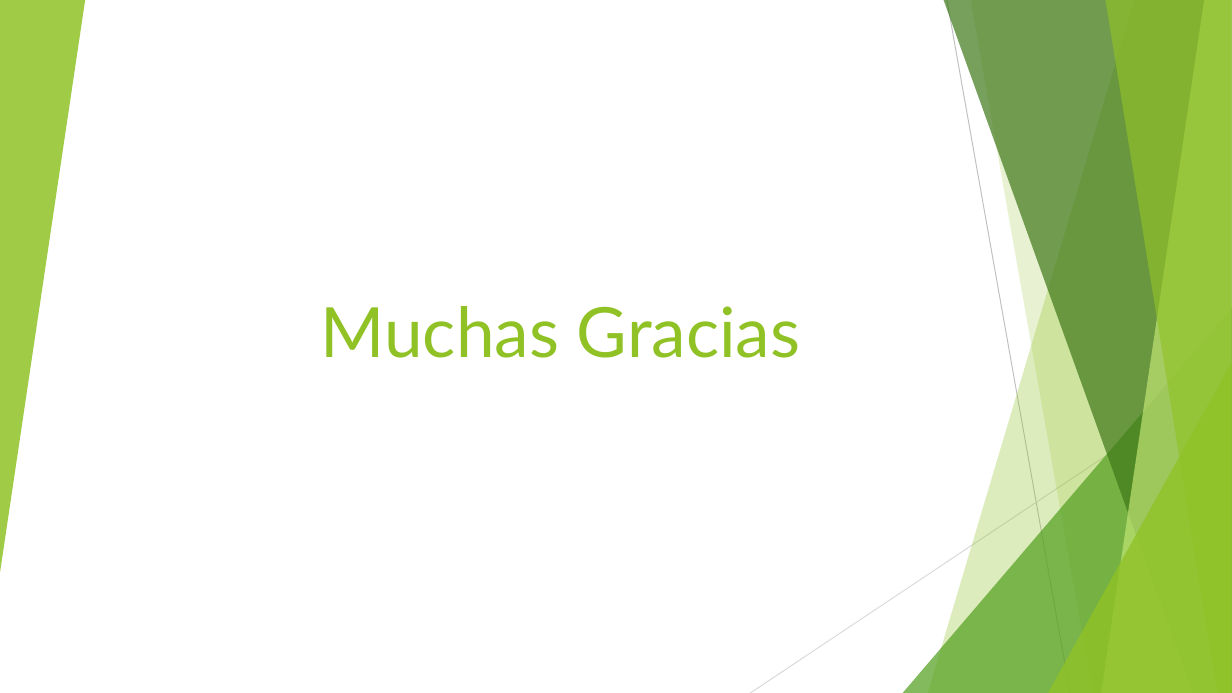
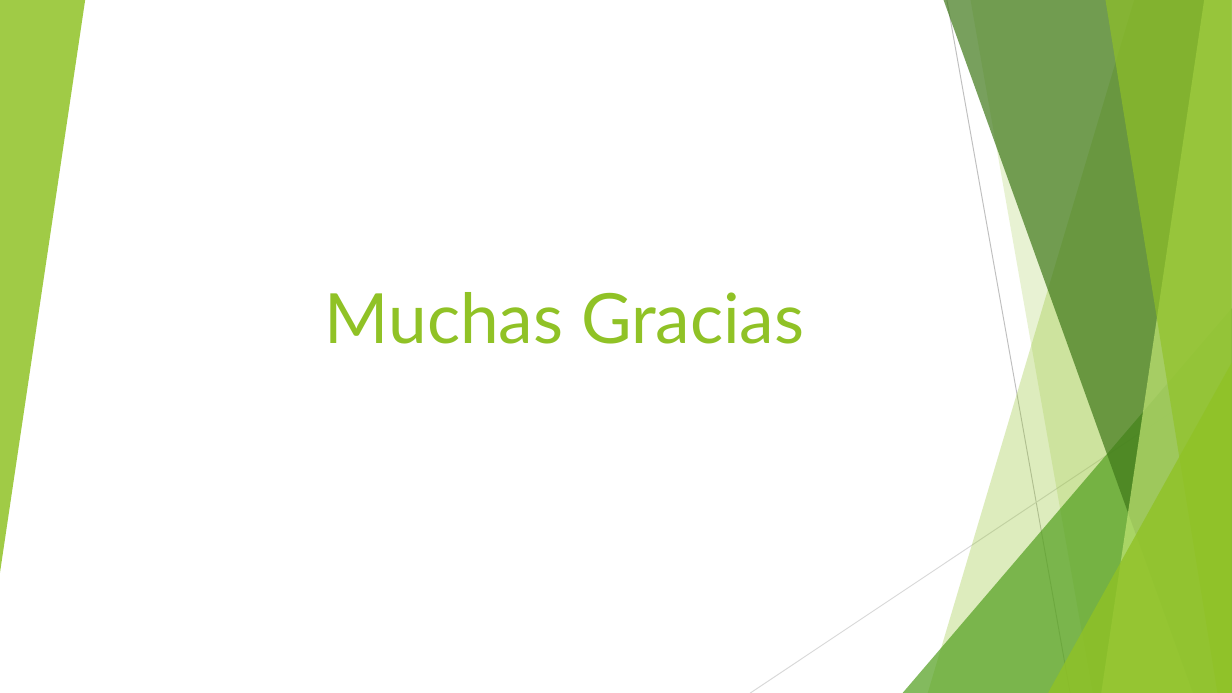
Before and after one commit to silvagustin/taller_de_proyecto_1, a slide deck: slide 17 of docs/Presentación.pptx (slide 14 before the commit). Drawn at 1232x693 pixels with LibreOffice and Linux fonts; fonts in the diff are those of the drawing. Boxes give left, top, right and bottom in pixels: in the first picture for what was removed or moved away, otherwise in the second. Text is boxed around its words. In the diff, an @@ line names an element or a change of style, - is before the commit and + after.

```diff
--- a/docs/Presentación.pptx
+++ b/docs/Presentación.pptx
@@ title "Muchas Gracias": place and size @@
-title "Muchas Gracias" at (321, 306, 800, 358)
+title "Muchas Gracias" at (325, 292, 804, 344)
```
Also in this commit, not shown: 3 other slides changed, 3 slides added, 38 other files.
